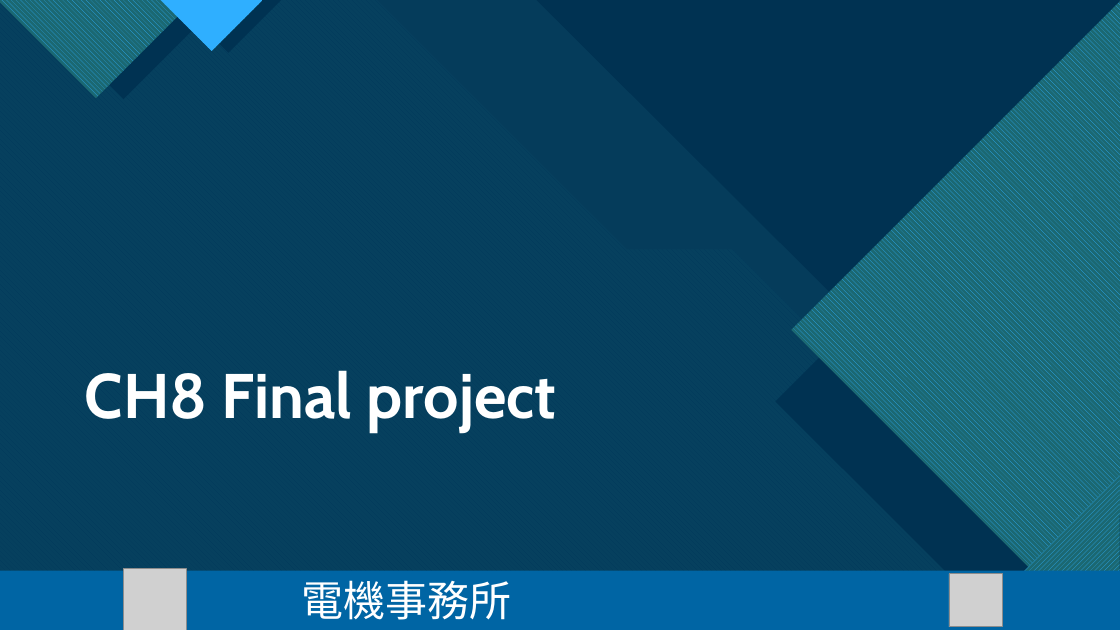
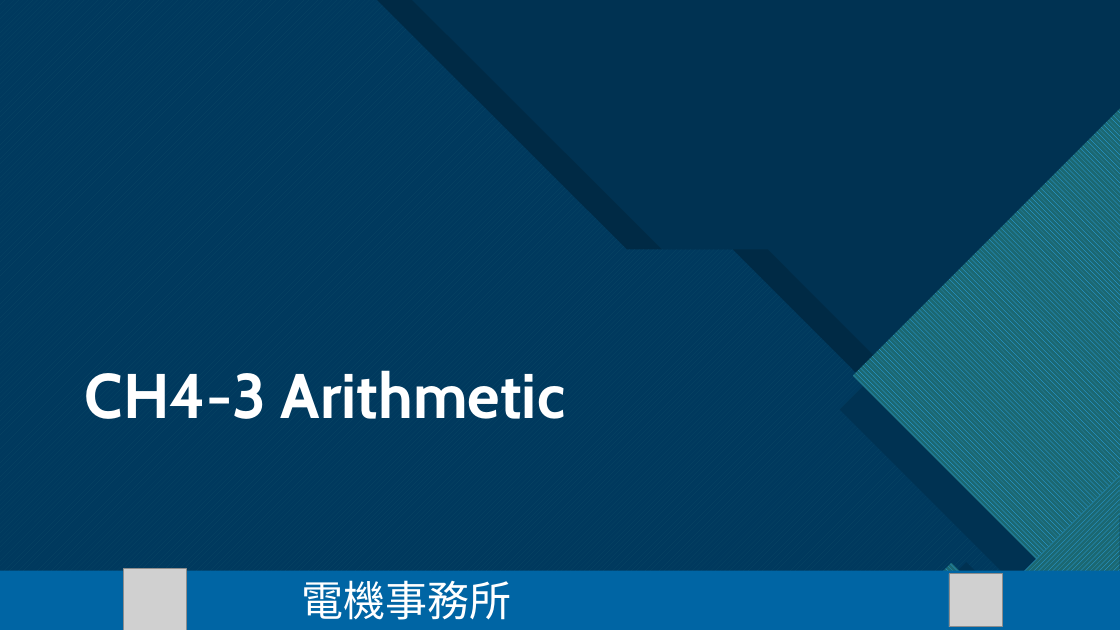
Before and after one commit to Harrysome/2022-NTNU-EEcamp, a slide deck: slide 28 of PPT/機器人動起來 day3.pptx (slide 25 before the commit). Drawn at 1120x630 pixels with LibreOffice and Linux fonts; fonts in the diff are those of the drawing; grey boxes stand for pictures. Boxes give left, top, right and bottom in pixels: in the first picture for what was removed or moved away, otherwise in the second. Text is boxed around its words. In the diff, an @@ line names an element or a change of style, - is before the commit and + after.

```diff
--- a/PPT/機器人動起來 day3.pptx
+++ b/PPT/機器人動起來 day3.pptx
@@ rectangle at <box>0,0,1120,630</box>: fill #0C4360 to #003352 @@
@@ freeform shape at <box>0,0,1120,630</box>: fill #47C3D3 at 74% opacity to #003352 at 85% opacity; rotation 0 to 270 degrees; outline redrawn @@
@@ freeform shape at <box>0,0,1113,630</box>: fill pattern #0065A4 on #47C3D3 to pattern #47C3D3 on #0065A4 @@
@@ freeform shape removed at <box>0,0,194,98</box> @@
@@ freeform shape removed at <box>24,0,223,100</box> @@
@@ freeform shape: place and size @@
-freeform shape at <box>0,0,1120,630</box>
+freeform shape at <box>35,0,1120,630</box>
@@ freeform shape at <box>35,0,1120,630</box>: fill #003352 at 90% opacity to #000000 @@
@@ freeform shape removed at <box>160,0,264,51</box> @@
@@ freeform shape removed at <box>175,0,282,53</box> @@
@@ right triangle removed at <box>537,0,1120,581</box> @@
@@ freeform shape: place and size @@
-freeform shape at <box>791,0,1120,630</box>
+freeform shape at <box>853,108,1120,630</box>
@@ freeform shape: place and size @@
-freeform shape at <box>775,58,1120,630</box>
+freeform shape at <box>840,130,1120,630</box>
@@ title at <box>85,370,565,419</box>: text changed @@
-CH8 Final project
+CH4-3 Arithmetic
@@ freeform shape added at <box>884,562,1020,630</box>, fill pattern #2FAFFF on #1B6872 @@
@@ freeform shape added at <box>898,562,1035,630</box>, fill #003352 @@
```
Also in this commit, not shown: 21 other slides changed, 29 slides added, 11 slides removed, 3 other files.
